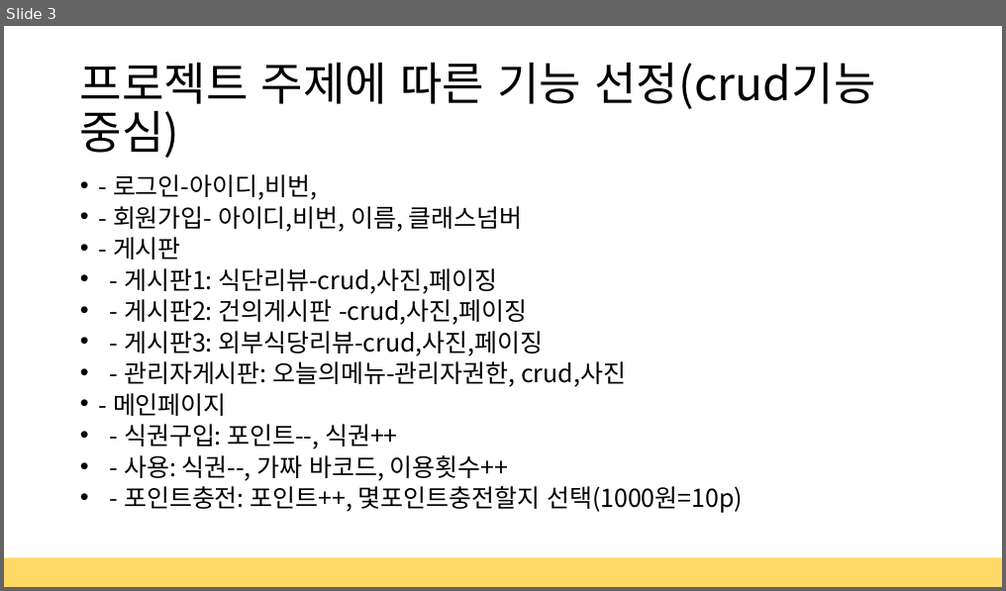
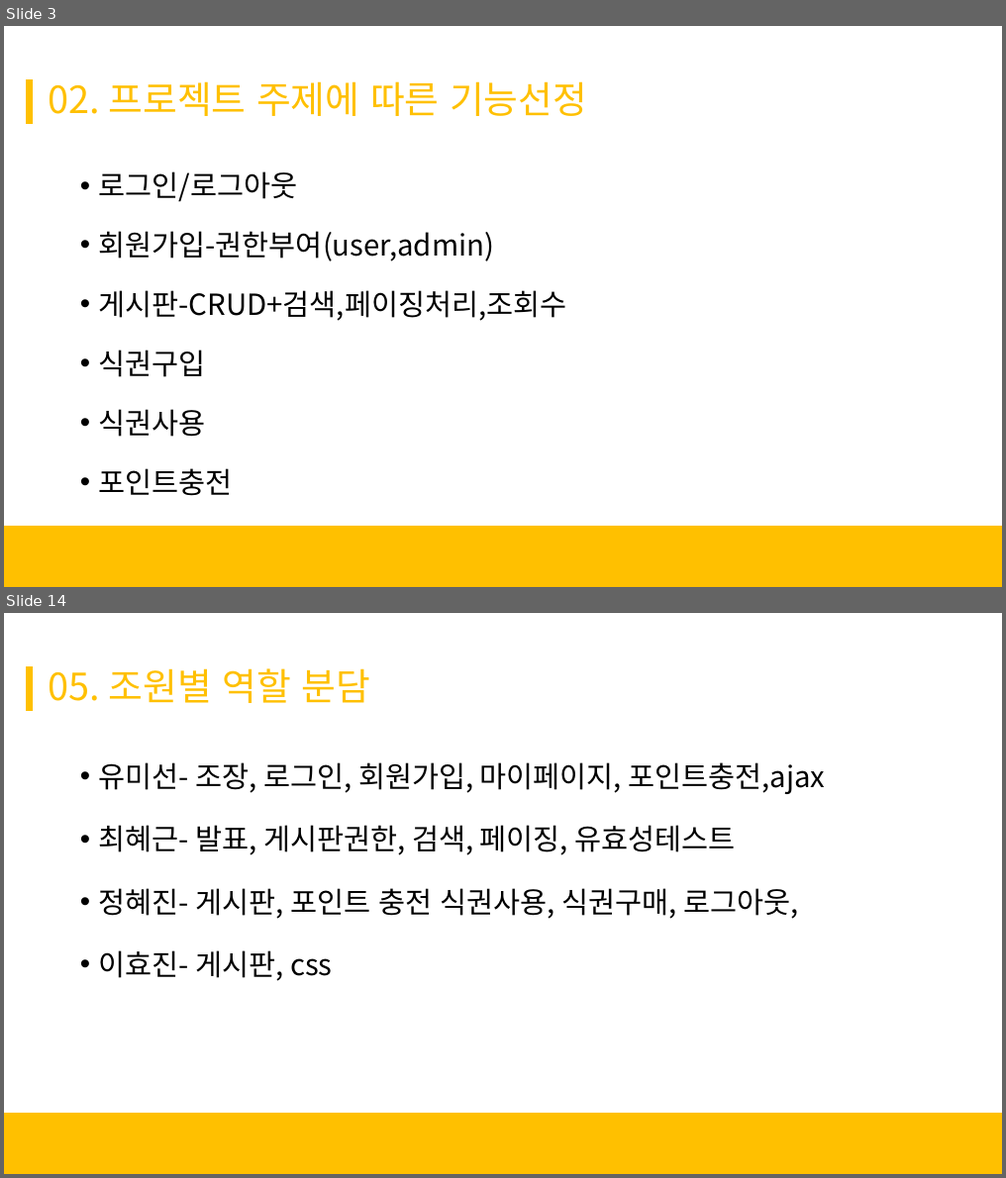
Before and after one commit to Mishuni/Multi_Food, a slide deck: 세미 프로젝트 결과발표.pptx. Shown one above the other, each under a label of ours: slide 3 before the commit, slides 3 and 14 after it; the slides between them are not shown. The pictures are 1006x591 and 1006x1178 pixels, drawn with LibreOffice and Linux fonts; fonts in the diff are those of the drawing; background and template pictures are left out. Boxes give left, top, right and bottom in pixels: in the first picture for what was removed or moved away, otherwise in the second. Text is boxed around its words. In the diff, an @@ line names an element or a change of style, - is before the commit and + after.

Commit message:
효진 css마무리

```diff
--- a/세미 프로젝트 결과발표.pptx
+++ b/세미 프로젝트 결과발표.pptx
@@ slide 14 added at (4, 613, 1002, 1174), background #FFFFFF; not listed: 2 template elements that a slide beside it also shows @@
@@ title added at (49, 668, 370, 703), 36 pt, text #FFC000 @@
+05. 조원별 역할 분담
@@ text added at (99, 762, 826, 981), 28 pt, text #000000 @@
+• 유미선- 조장, 로그인, 회원가입, 마이페이지, 포인트충전,ajax
+• 최혜근- 발표, 게시판권한, 검색, 페이징, 유효성테스트
+• 정혜진- 게시판, 포인트 충전 식권사용, 식권구매, 로그아웃,
+• 이효진- 게시판, css
@@ slide 3 changed as well @@
@@ rectangle added at (27, 80, 33, 124), fill #FFC000, outline #FFC000 1 pt @@
@@ title at (49, 81, 587, 116): text changed; size 44 to 36 pt; text colour #000000 to #FFC000 @@
-프로젝트 주제에 따른 기능 선정(crud기능 중심)
+02. 프로젝트 주제에 따른 기능선정
@@ text at (99, 172, 567, 496): text changed; size 23.8 to 28 pt @@
-• - 로그인-아이디,비번,
-• - 회원가입- 아이디,비번, 이름, 클래스넘버
-• - 게시판
-• - 게시판1: 식단리뷰-crud,사진,페이징
-• - 게시판2: 건의게시판 -crud,사진,페이징
-• - 게시판3: 외부식당리뷰-crud,사진,페이징
-• - 관리자게시판: 오늘의메뉴-관리자권한, crud,사진
-• - 메인페이지
-• - 식권구입: 포인트--, 식권++
-• - 사용: 식권--, 가짜 바코드, 이용횟수++
-• - 포인트충전: 포인트++, 몇포인트충전할지 선택(1000원=10p)
+• 로그인/로그아웃
+• 회원가입-권한부여(user,admin)
+• 게시판-CRUD+검색,페이징처리,조회수
+• 식권구입
+• 식권사용
+• 포인트충전
@@ rectangle added at (4, 526, 1002, 587), fill #FFC000, outline #FFC000 1 pt @@
@@ rectangle removed at (4, 559, 1002, 587) @@
```
Also in this commit, not shown: 4 other slides changed, 9 other slides added, 3 slides removed, 25 other files.
